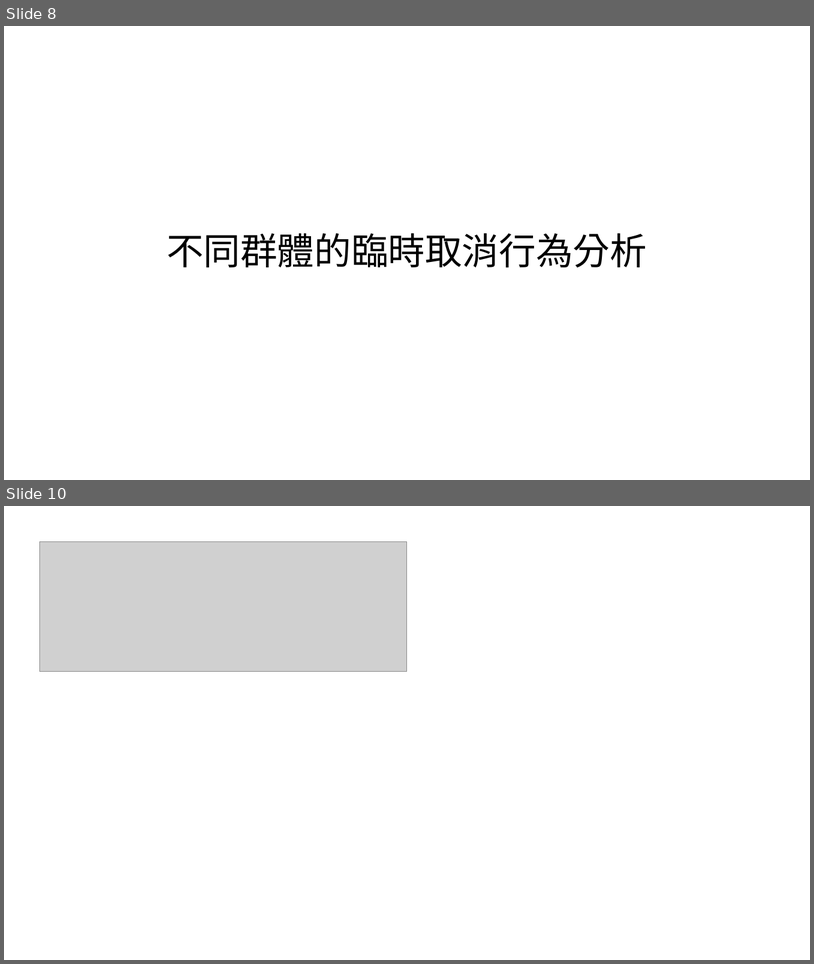
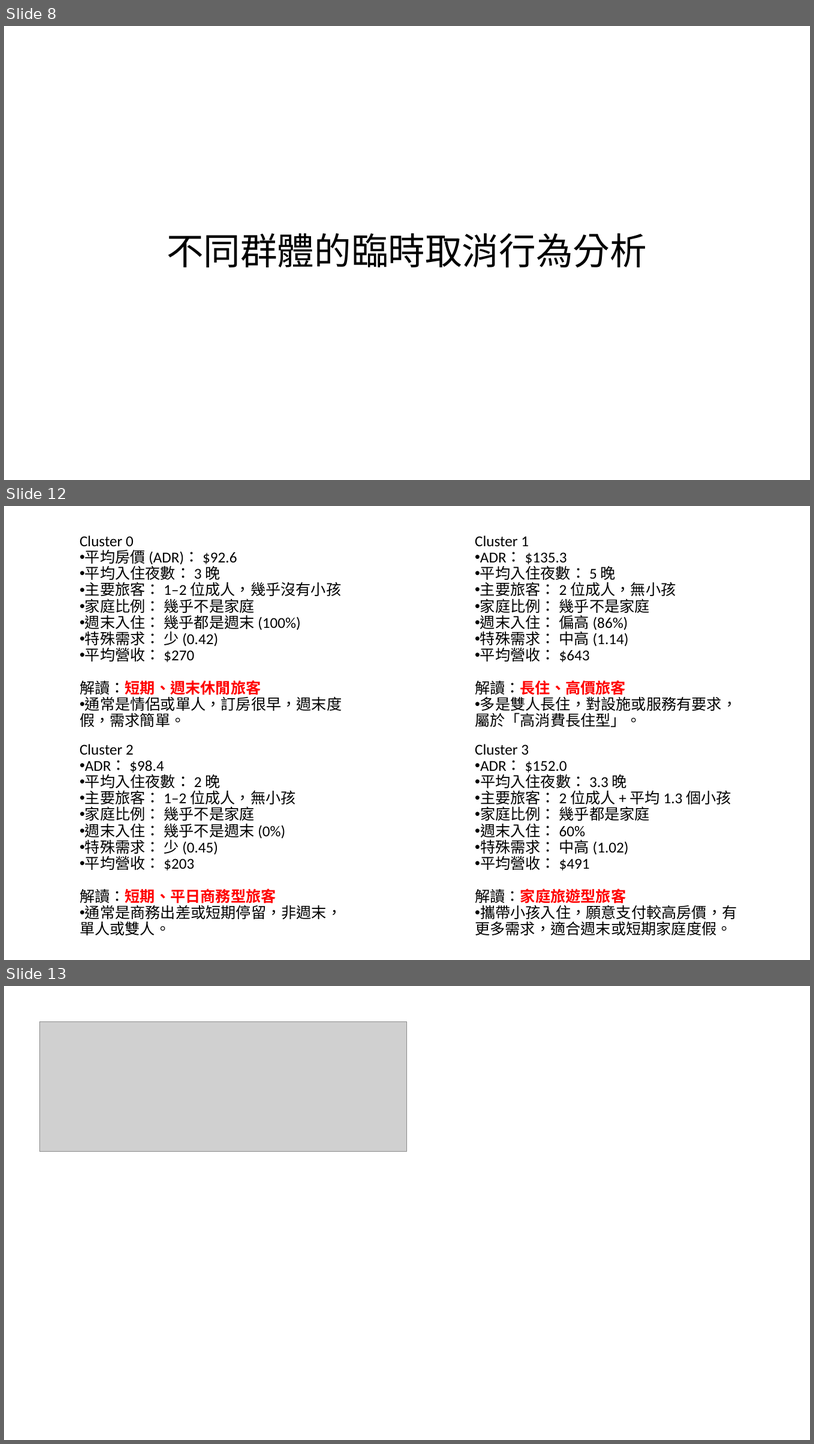
Before and after one commit to William-07/GHR_Analysis, a slide deck: Report/Global Hotels and Resorts Revenue Analysis - Cancellation Analysis.pptx. Shown one above the other, each under a label of ours: slides 8 and 10 before the commit, slides 8, 12 and 13 after it; the slides between them are not shown. The pictures are 814x964 and 814x1444 pixels, drawn with LibreOffice and Linux fonts; fonts in the diff are those of the drawing; grey boxes stand for pictures; background and template pictures are left out. Boxes give left, top, right and bottom in pixels: in the first picture for what was removed or moved away, otherwise in the second. Text is boxed around its words. In the diff, an @@ line names an element or a change of style, - is before the commit and + after.

```diff
--- a/Report/Global Hotels and Resorts Revenue Analysis - Cancellation Analysis.pptx
+++ b/Report/Global Hotels and Resorts Revenue Analysis - Cancellation Analysis.pptx
@@ slide 12 added at (4, 506, 810, 960), background #FFFFFF @@
@@ text added at (80, 535, 342, 727), 18 pt, text #000000 @@
+Cluster 0
+• 平均房價 (ADR)： $92.6
+• 平均入住夜數： 3 晚
+• 主要旅客： 1–2 位成人，幾乎沒有小孩
+• 家庭比例： 幾乎不是家庭
+• 週末入住： 幾乎都是週末 (100%)
+• 特殊需求： 少 (0.42)
+• 平均營收： $270
+解讀：短期、週末休閒旅客
+• 通常是情侶或單人，訂房很早，週末度假，需求簡單。
@@ text added at (475, 535, 737, 727), 18 pt, text #000000 @@
+Cluster 1
+• ADR： $135.3
+• 平均入住夜數： 5 晚
+• 主要旅客： 2 位成人，無小孩
+• 家庭比例： 幾乎不是家庭
+• 週末入住： 偏高 (86%)
+• 特殊需求： 中高 (1.14)
+• 平均營收： $643
+解讀：長住、高價旅客
+• 多是雙人長住，對設施或服務有要求，屬於「高消費長住型」。
@@ text added at (80, 744, 342, 935), 18 pt, text #000000 @@
+Cluster 2
+• ADR： $98.4
+• 平均入住夜數： 2 晚
+• 主要旅客： 1–2 位成人，無小孩
+• 家庭比例： 幾乎不是家庭
+• 週末入住： 幾乎不是週末 (0%)
+• 特殊需求： 少 (0.45)
+• 平均營收： $203
+解讀：短期、平日商務型旅客
+• 通常是商務出差或短期停留，非週末，單人或雙人。
@@ text added at (475, 744, 737, 935), 18 pt, text #000000 @@
+Cluster 3
+• ADR： $152.0
+• 平均入住夜數： 3.3 晚
+• 主要旅客： 2 位成人 + 平均 1.3 個小孩
+• 家庭比例： 幾乎都是家庭
+• 週末入住： 60%
+• 特殊需求： 中高 (1.02)
+• 平均營收： $491
+解讀：家庭旅遊型旅客
+• 攜帶小孩入住，願意支付較高房價，有更多需求，適合週末或短期家庭度假。
@@ what was slide 10 is now slide 13 @@
```
Also in this commit, not shown: 5 slides changed, 2 other slides added, 2 other files.
